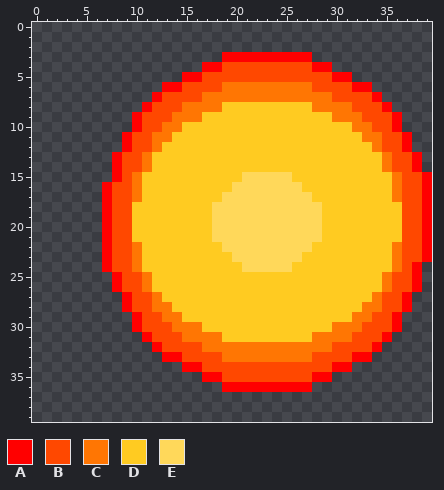
Edited in one commit: pixel-art sprite (GameFile/Resources/FireBallEnd4.png). The picture above is the old version.
The file is 40x40 pixels.
Palette (. is transparent): A #ff0000  B #ff4800  C #ff7603  D #ffcb21  E #ffd85a
Once edited:
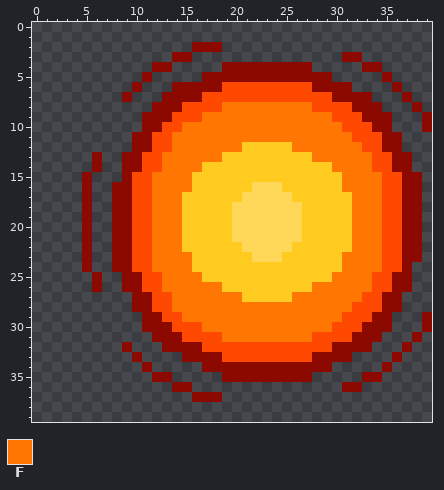
Colours new in this view: F #ff7603
Change:
colour B: #ff4800 -> #8c0900
colour C: #ff7603 -> #ff4800
Changed rows in their new state; - is a pixel that keeps its letter.
first column x 5:
 2 -----------BBB---------------------
 3 ---------BB---.........---BB-------
 4 -------BB---..---------..---BB-----
 5 ------B---..-------------..---B----
 6 -----B--.B-----------------..--B---
 7 ----B--.---------------------.--B--
 8 ------.-------FFFFFFFFF-------.--B-
 9 -----.------FFFFFFFFFFFFF------.--B
10 -----.----FFFFFFFFFFFFFFFFC----.--B
11 ----.----FFFFFFFFFFFFFFFFFFC----.--
12 ----.---CFFFFFFF-----FFFFFFFC---.--
13 -B-.---CFFFFFF---------FFFFFFC---.-
14 -B-.---CFFFF-------------FFFFC---.-
15 B--.--CFFFF-----DDDDD-----FFFFC---.
16 B-.---CFFFF----DD---DD----FFFFC---.
17 B-.---CFFF----DD-----DD----FFFC---.
18 B-.--CCFFF---DD-------DD---FFFCC--.
19 B-.--CCFFF---DD-------DD---FFFCC--.
20 B-.--CCFFF---DD-------DD---FFFCC--.
21 B-.--CCFFF---DD-------DD---FFFCC--.
22 B-.---CFFF----DD-----DD----FFFC---.
23 B-.---CFFFF----DD---DD----FFFFC---.
24 B-.---CFFFF-----DDDDD-----FFFFC--.-
25 -B-.---CFFFF-------------FFFFC---.-
26 -B-.---CFFFFFF---------FFFFFFC---.-
27 ----.---CFFFFFFF-----FFFFFFFC---.--
28 ----.----FFFFFFFFFFFFFFFFFFC----.--
29 -----.----FFFFFFFFFFFFFFFFC----.--B
30 -----.------FFFFFFFFFFFFF------.--B
31 ------.-------FFFFFFFFF-------.--B-
32 ----B--.---------------------.--B--
33 -----B--..-----------------..--B---
34 ------B---..-------------..---B----
35 -------BB---..---------..---BB-----
36 ---------BB---.........---BB-------
37 -----------BBB---------------------
Pixel boxes of the changes (left, top, right, bottom) in both pictures:
changed: (82, 42, 432, 402)
